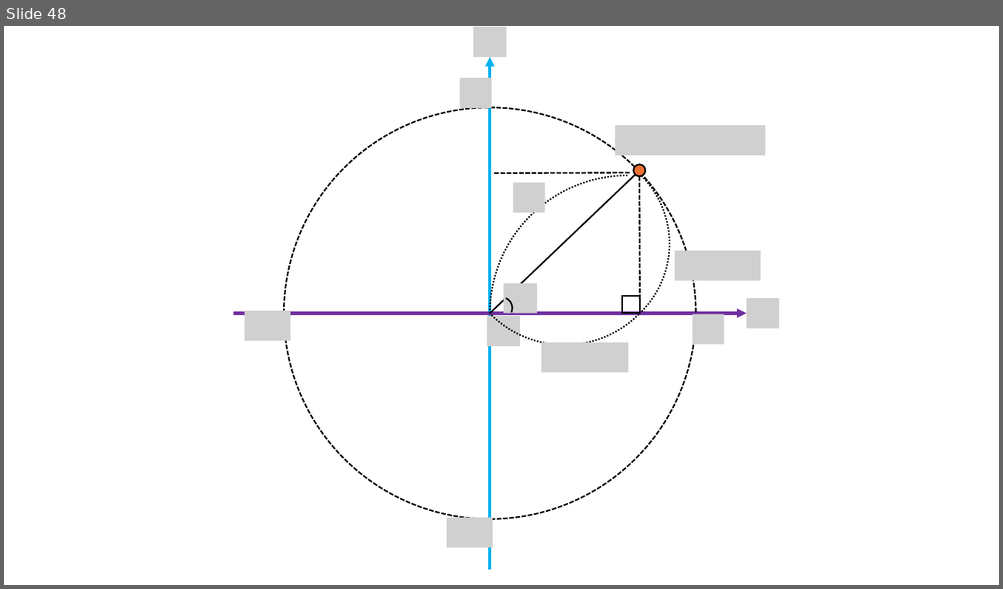
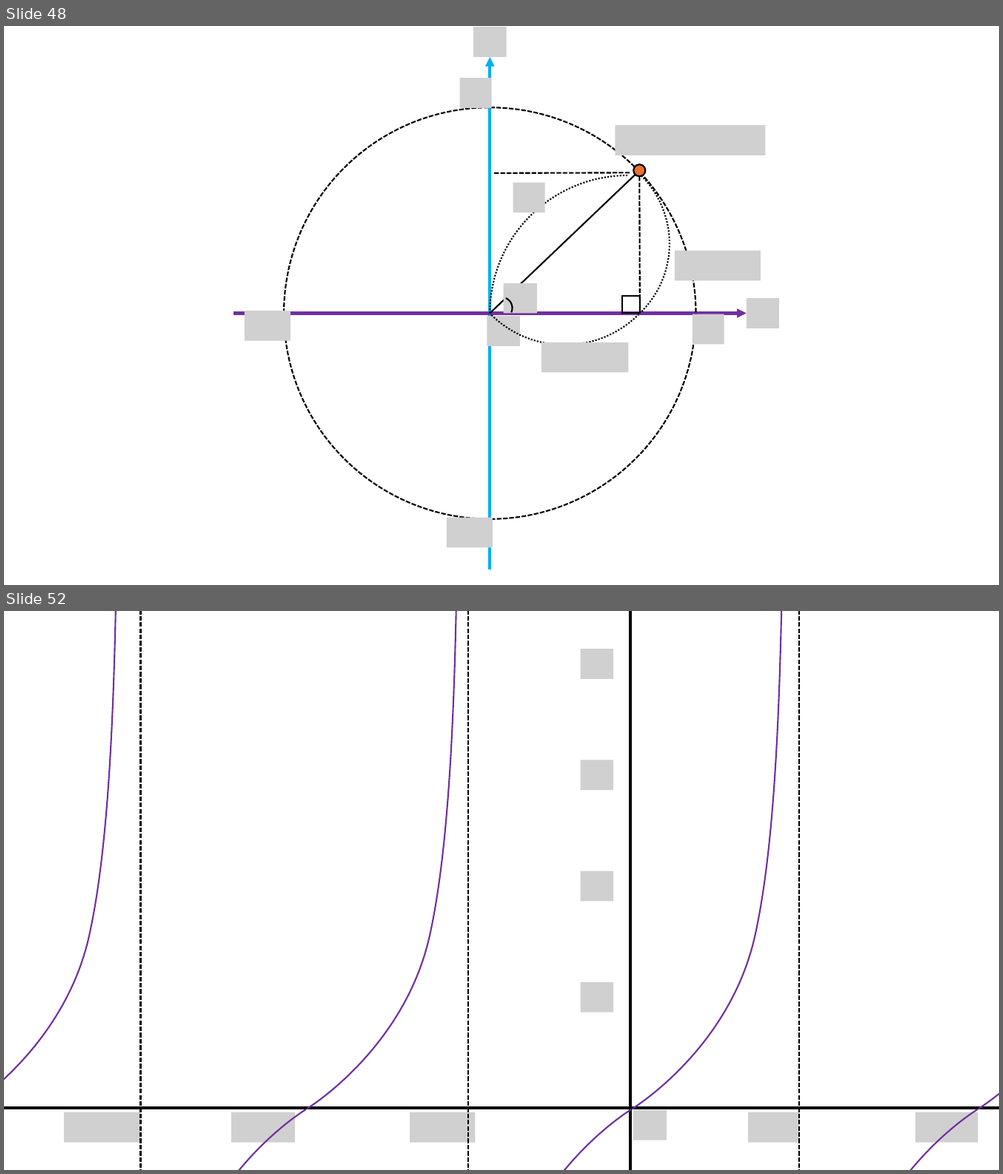
Before and after one commit to corn1200/GameMath-example, a slide deck: img/그림.pptx. Shown one above the other, each under a label of ours: slide 48 before the commit, slides 48 and 52 after it; the slides between them are not shown. The pictures are 1003x589 and 1003x1174 pixels, drawn with LibreOffice and Linux fonts; fonts in the diff are those of the drawing; grey boxes stand for pictures; background and template pictures are left out. Boxes give left, top, right and bottom in pixels: in the first picture for what was removed or moved away, otherwise in the second. Text is boxed around its words. In the diff, an @@ line names an element or a change of style, - is before the commit and + after.

```diff
--- a/img/그림.pptx
+++ b/img/그림.pptx
@@ slide 52 added at box(4, 611, 999, 1170), background #FFFFFF @@
@@ freeform shape added at box(4, 611, 118, 1110), outline #7030A0 1.5 pt @@
@@ line added from (141, 611) to (141, 1170), #000000 1.5 pt dashed @@
@@ freeform shape added at box(307, 611, 458, 1110), outline #7030A0 1.5 pt @@
@@ line added from (468, 611) to (468, 1170), #000000 1.5 pt dashed @@
@@ arrow added from (630, 1170) to (630, 611), #000000 3 pt @@
@@ freeform shape added at box(632, 611, 784, 1110), outline #7030A0 1.5 pt @@
@@ line added from (800, 611) to (800, 1170), #000000 1.5 pt dashed @@
@@ freeform shape added at box(979, 611, 999, 1110), outline #7030A0 1.5 pt @@
@@ picture added at box(580, 649, 613, 679) @@
@@ picture added at box(580, 760, 613, 790) @@
@@ picture added at box(580, 871, 613, 901) @@
@@ picture added at box(580, 982, 613, 1012) @@
@@ arrow added from (4, 1108) to (999, 1108), #000000 3 pt @@
@@ picture added at box(64, 1113, 141, 1143) @@
@@ freeform shape added at box(154, 1111, 305, 1170), outline #7030A0 1.5 pt @@
@@ picture added at box(231, 1113, 294, 1143) @@
@@ picture added at box(410, 1113, 475, 1143) @@
@@ freeform shape added at box(479, 1111, 631, 1170), outline #7030A0 1.5 pt @@
@@ picture added at box(633, 1111, 666, 1141) @@
@@ picture added at box(748, 1113, 800, 1143) @@
@@ freeform shape added at box(825, 1111, 977, 1170), outline #7030A0 1.5 pt @@
@@ picture added at box(915, 1113, 978, 1143) @@
```
Also in this commit, not shown: 3 other slides added, 3 other files.
